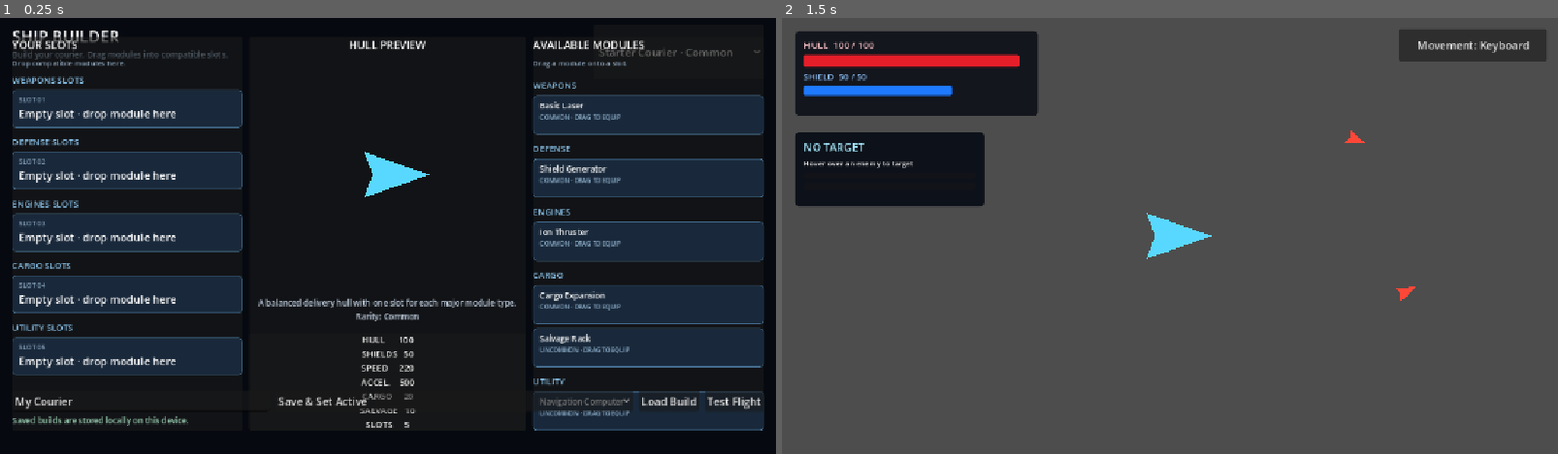
Above: before the commit, frames 1-2 (left to right).
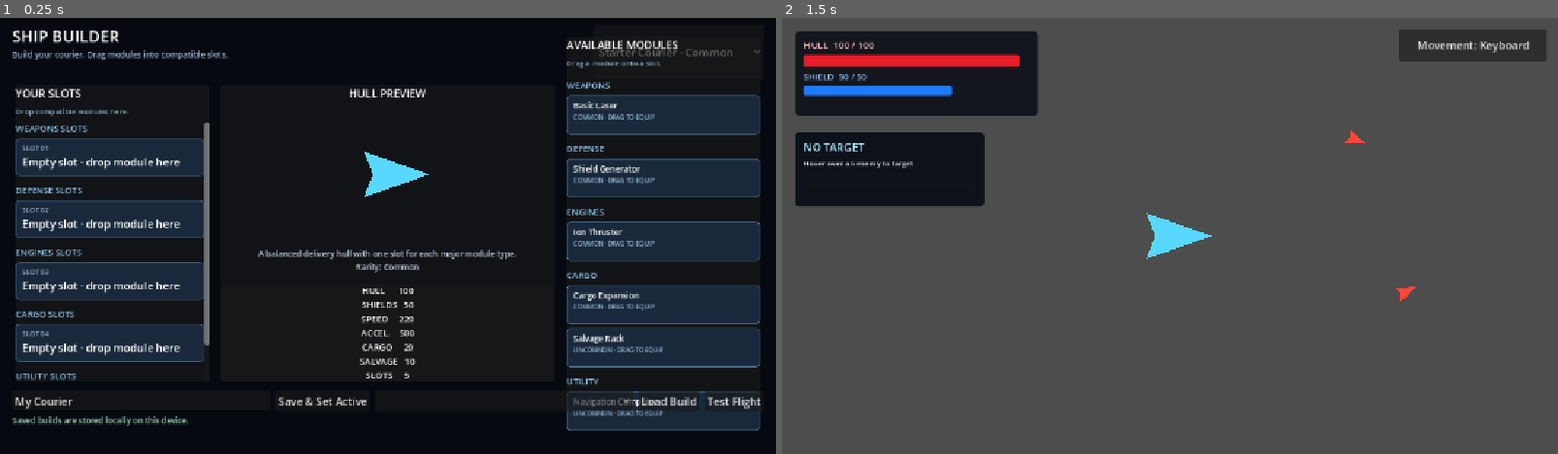
Above: after the commit, the same moments.

Repository: Bbran4/SpaceDelivery
Game: Godot game, scene res://scenes/ui/ship_builder.tscn
The game is run twice, just before and just after one commit, with the same random seed, the same clock (stepped at 60 frames per second) and the same inputs. This scene is started directly instead of the project's main scene.
Inputs:
- Up to frame 1 (0.25 s): no input
- Up to frame 2 (1.5 s): click "Starter Courier · Common" at 0.5 s; click "Test Flight" at 1.25 s

The runs differ from the first frame. In frame 1, 19% of the frame differs, in the area x 1-99%, y 4-95%; in frame 2, nothing differs.

Commit message:
Anchor ship builder panels independently for responsive layout

Diff:
--- a/scenes/ui/ship_builder.tscn
+++ b/scenes/ui/ship_builder.tscn
@@ -58,82 +58,88 @@
 custom_minimum_size = Vector2(210, 0)
 layout_mode = 2
 
-[node name="MainContent" type="HBoxContainer" parent="."]
-layout_mode = 1
-anchors_preset = 15
-anchor_left = 0.0
+[node name="SlotsPanel" type="PanelContainer" parent="."]
+layout_mode = 1
+anchors_preset = 15
+anchor_left = 0.02
 anchor_top = 0.155
-anchor_right = 1.0
+anchor_right = 0.27
 anchor_bottom = 0.835
-offset_left = 18.0
-offset_top = 0.0
-offset_right = -18.0
-offset_bottom = 0.0
-grow_horizontal = 2
-grow_vertical = 2
-theme_override_constants/separation = 10
-
-[node name="SlotsPanel" type="PanelContainer" parent="MainContent"]
-custom_minimum_size = Vector2(0, 0)
-layout_mode = 2
-size_flags_horizontal = 3
-
-[node name="SlotsVBox" type="VBoxContainer" parent="MainContent/SlotsPanel"]
-layout_mode = 2
-theme_override_constants/separation = 8
-
-[node name="SlotsTitle" type="Label" parent="MainContent/SlotsPanel/SlotsVBox"]
+offset_left = 0.0
+offset_top = 0.0
+offset_right = 0.0
+offset_bottom = 0.0
+grow_horizontal = 2
+grow_vertical = 2
+
+[node name="SlotsVBox" type="VBoxContainer" parent="SlotsPanel"]
+layout_mode = 2
+size_flags_horizontal = 3
+size_flags_vertical = 3
+theme_override_constants/separation = 8
+
+[node name="SlotsTitle" type="Label" parent="SlotsPanel/SlotsVBox"]
 layout_mode = 2
 text = "YOUR SLOTS"
 theme_override_font_sizes/font_size = 16
 
-[node name="SlotsHint" type="Label" parent="MainContent/SlotsPanel/SlotsVBox"]
+[node name="SlotsHint" type="Label" parent="SlotsPanel/SlotsVBox"]
 layout_mode = 2
 text = "Drop compatible modules here."
 autowrap_mode = 3
 theme_override_font_sizes/font_size = 11
 theme_override_colors/font_color = Color(0.6, 0.7, 0.8, 1)
 
-[node name="SlotScroll" type="ScrollContainer" parent="MainContent/SlotsPanel/SlotsVBox"]
+[node name="SlotScroll" type="ScrollContainer" parent="SlotsPanel/SlotsVBox"]
 layout_mode = 2
 size_flags_vertical = 3
 horizontal_scroll_mode = 0
 
-[node name="SlotGroups" type="VBoxContainer" parent="MainContent/SlotsPanel/SlotsVBox/SlotScroll"]
+[node name="SlotGroups" type="VBoxContainer" parent="SlotsPanel/SlotsVBox/SlotScroll"]
 unique_name_in_owner = true
 layout_mode = 2
 size_flags_horizontal = 3
 theme_override_constants/separation = 12
 
-[node name="CenterPanel" type="PanelContainer" parent="MainContent"]
-custom_minimum_size = Vector2(0, 0)
-layout_mode = 2
-size_flags_horizontal = 3
-size_flags_stretch_ratio = 1.2
-
-[node name="CenterVBox" type="VBoxContainer" parent="MainContent/CenterPanel"]
-layout_mode = 2
-theme_override_constants/separation = 8
-
-[node name="ShipTitle" type="Label" parent="MainContent/CenterPanel/CenterVBox"]
+[node name="CenterPanel" type="PanelContainer" parent="."]
+layout_mode = 1
+anchors_preset = 15
+anchor_left = 0.285
+anchor_top = 0.155
+anchor_right = 0.715
+anchor_bottom = 0.835
+offset_left = 0.0
+offset_top = 0.0
+offset_right = 0.0
+offset_bottom = 0.0
+grow_horizontal = 2
+grow_vertical = 2
+
+[node name="CenterVBox" type="VBoxContainer" parent="CenterPanel"]
+layout_mode = 2
+size_flags_horizontal = 3
+size_flags_vertical = 3
+theme_override_constants/separation = 8
+
+[node name="ShipTitle" type="Label" parent="CenterPanel/CenterVBox"]
 layout_mode = 2
 text = "HULL PREVIEW"
 horizontal_alignment = 1
 theme_override_font_sizes/font_size = 16
 
-[node name="PreviewCanvas" type="Control" parent="MainContent/CenterPanel/CenterVBox"]
+[node name="PreviewCanvas" type="Control" parent="CenterPanel/CenterVBox"]
 unique_name_in_owner = true
 layout_mode = 2
 size_flags_vertical = 3
 size_flags_horizontal = 3
 clip_contents = true
 
-[node name="PreviewShip" type="Polygon2D" parent="MainContent/CenterPanel/CenterVBox/PreviewCanvas"]
+[node name="PreviewShip" type="Polygon2D" parent="CenterPanel/CenterVBox/PreviewCanvas"]
 unique_name_in_owner = true
 polygon = PackedVector2Array(62, 0, -35, -34, -22, 0, -35, 34)
 color = Color(0.35, 0.85, 1, 1)
 
-[node name="HullDescription" type="Label" parent="MainContent/CenterPanel/CenterVBox"]
+[node name="HullDescription" type="Label" parent="CenterPanel/CenterVBox"]
 unique_name_in_owner = true
 custom_minimum_size = Vector2(0, 46)
 layout_mode = 2
@@ -143,10 +149,10 @@
 theme_override_font_sizes/font_size = 12
 theme_override_colors/font_color = Color(0.76, 0.82, 0.89, 1)
 
-[node name="StatsPanel" type="PanelContainer" parent="MainContent/CenterPanel/CenterVBox"]
-layout_mode = 2
-
-[node name="StatsLabel" type="Label" parent="MainContent/CenterPanel/CenterVBox/StatsPanel"]
+[node name="StatsPanel" type="PanelContainer" parent="CenterPanel/CenterVBox"]
+layout_mode = 2
+
+[node name="StatsLabel" type="Label" parent="CenterPanel/CenterVBox/StatsPanel"]
 unique_name_in_owner = true
 layout_mode = 2
 text = "HULL --   SHIELDS --   SPEED --   CARGO --   SALVAGE --"
@@ -154,33 +160,44 @@
 autowrap_mode = 3
 theme_override_font_sizes/font_size = 13
 
-[node name="ModulesPanel" type="PanelContainer" parent="MainContent"]
-custom_minimum_size = Vector2(0, 0)
-layout_mode = 2
-size_flags_horizontal = 3
-
-[node name="ModulesVBox" type="VBoxContainer" parent="MainContent/ModulesPanel"]
-layout_mode = 2
-theme_override_constants/separation = 8
-
-[node name="ModulesTitle" type="Label" parent="MainContent/ModulesPanel/ModulesVBox"]
+[node name="ModulesPanel" type="PanelContainer" parent="."]
+layout_mode = 1
+anchors_preset = 15
+anchor_left = 0.73
+anchor_top = 0.155
+anchor_right = 0.98
+anchor_bottom = 0.835
+offset_left = 0.0
+offset_top = 0.0
+offset_right = 0.0
+offset_bottom = 0.0
+grow_horizontal = 2
+grow_vertical = 2
+
+[node name="ModulesVBox" type="VBoxContainer" parent="ModulesPanel"]
+layout_mode = 2
+size_flags_horizontal = 3
+size_flags_vertical = 3
+theme_override_constants/separation = 8
+
+[node name="ModulesTitle" type="Label" parent="ModulesPanel/ModulesVBox"]
 layout_mode = 2
 text = "AVAILABLE MODULES"
 theme_override_font_sizes/font_size = 16
 
-[node name="ModulesHint" type="Label" parent="MainContent/ModulesPanel/ModulesVBox"]
+[node name="ModulesHint" type="Label" parent="ModulesPanel/ModulesVBox"]
 layout_mode = 2
 text = "Drag a module onto a slot."
 autowrap_mode = 3
 theme_override_font_sizes/font_size = 11
 theme_override_colors/font_color = Color(0.6, 0.7, 0.8, 1)
 
-[node name="ModuleScroll" type="ScrollContainer" parent="MainContent/ModulesPanel/ModulesVBox"]
+[node name="ModuleScroll" type="ScrollContainer" parent="ModulesPanel/ModulesVBox"]
 layout_mode = 2
 size_flags_vertical = 3
 horizontal_scroll_mode = 0
 
-[node name="ModuleGroups" type="VBoxContainer" parent="MainContent/ModulesPanel/ModulesVBox"]
+[node name="ModuleGroups" type="VBoxContainer" parent="ModulesPanel/ModulesVBox"]
 unique_name_in_owner = true
 layout_mode = 2
 size_flags_horizontal = 3
